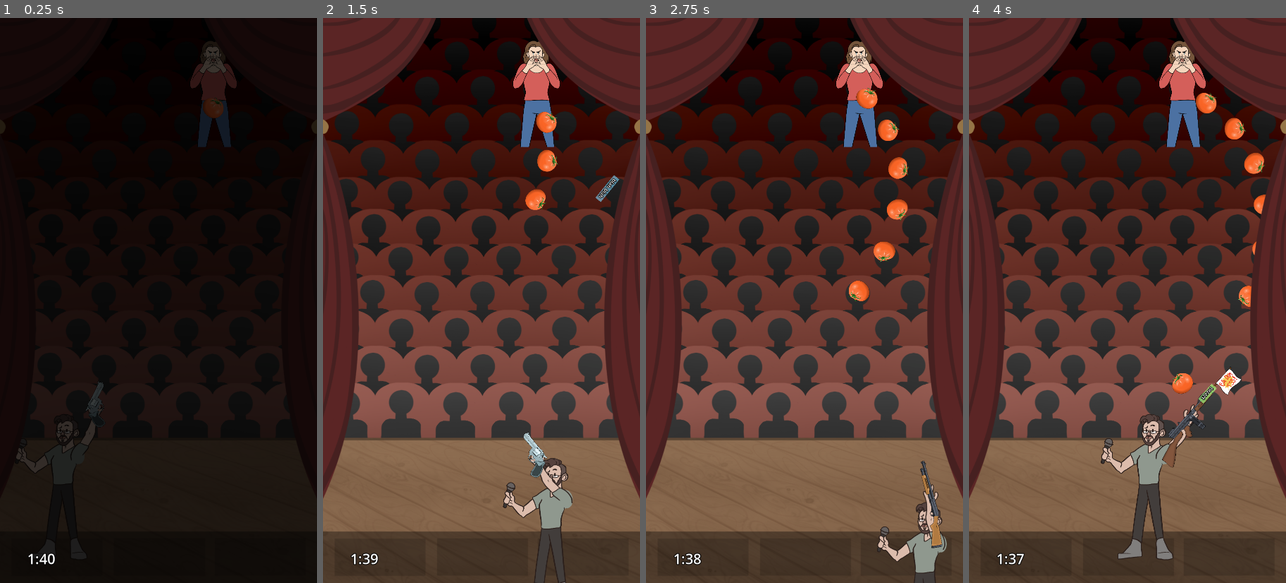
Above: before the commit, frames 1-4 (left to right).
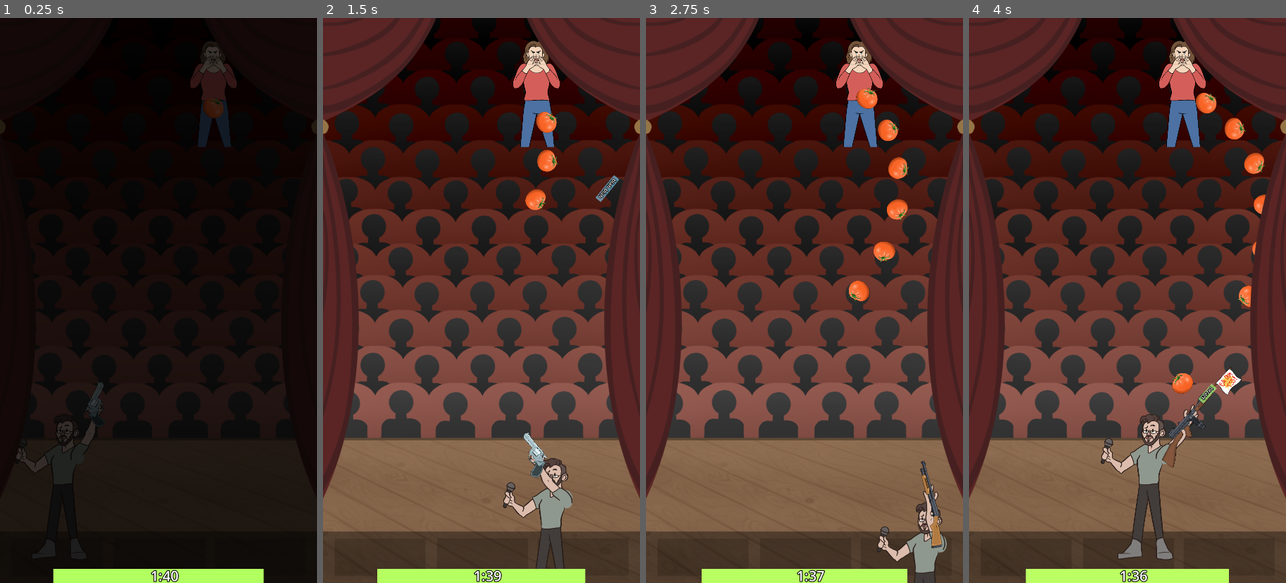
Above: after the commit, the same moments.

Repository: danmiltenberger/GlobalGameJam
Game: Godot game, scene res://LevelControl/root.tscn
Same seed, same stepped clock (60 frames per second), same inputs: the game is played once before the commit and once after it.
Inputs (mouse positions are in pixels of both pictures, inside the frame that each line leads up to):
- Up to frame 1 (0.25 s): no input
- Up to frame 2 (1.5 s): move the mouse to (551, 272) at 0.52 s; press the mouse at (551, 272) at 0.53 s; hold Right (ui_right) 0.53-1.28 s; move the mouse to (418, 328) at 1.27 s; release the mouse at (418, 328) at 1.28 s; hold Down (ui_down) from 1.28 s (still down); tap 1 (weapon1) at 1.35 s
- Up to frame 3 (2.75 s): move the mouse to (836, 176) at 2.02 s; release Down (ui_down) at 2.03 s; hold Right (ui_right) from 2.03 s (still down); tap 2 (weapon2) at 2.1 s
- Up to frame 4 (4 s): move the mouse to (1111, 413) at 2.77 s; release Right (ui_right) at 2.78 s; hold Up (ui_up) 2.78-3.53 s; tap 3 (weapon3) at 2.85 s; move the mouse to (1222, 385) at 3.52 s; press the mouse at (1222, 385) at 3.53 s; hold Left (ui_left) from 3.53 s (still down)

The runs differ from the first frame. In frame 1, 1.7% of the frame differs, in the area x 8-84%, y 94-100%; in frame 2, 1.8%, in the area x 8-83%, y 94-100%; in frame 3, 1.7%; in frame 4, 1.7%.

Commit message:
health bar

Diff:
--- a/GameControl.gd
+++ b/GameControl.gd
@@ -7,7 +7,7 @@
 func _ready() -> void:
 	close_all_menus()
 
-func _process(_delta: float) -> void:
+func _process(delta: float) -> void:
 	player_pause_unpause()
 	game_over()
 
--- a/Globals.gd
+++ b/Globals.gd
@@ -6,7 +6,7 @@
 
 var game_paused: bool = false
 
-var health: int = 100:
+var health: float = 100.0:
 	get:
 		return health
 	set(value):
--- a/LevelControl/GameInterface.gd
+++ b/LevelControl/GameInterface.gd
@@ -1,27 +1,22 @@
 extends CanvasLayer
 
+
 @onready var health: Label = $Health
-@onready var timer : Timer
+@onready var health_bar: ColorRect = $HealthBar
+@export var health_bar_gradient: Gradient
+
+@onready var health_original := Globals.health * 1.5 # give some space for the bar to go up
 
 func _ready() -> void:
-	timer = Timer.new()
-	timer.one_shot = false
-	add_child(timer)
-	timer.start(1)
-	timer.timeout.connect(count_seconds)
-
-
+	pass
 
 func _process(_delta: float) -> void:
-
-	health_is_time()
-
-func health_is_time():
+	# Health text
 	#TODO - fix this? it's pretty bad but it works!
-	@warning_ignore("integer_division")
-	var minutes = Globals.health / 60
-	var remainder = Globals.health / 60.0 - minutes
-	var seconds = snappedi(remainder * 60, 1)
+	# ^ it's fine, just better to store as float than int
+	var minutes := floori(Globals.health / 60.0)
+	var remainder := Globals.health / 60.0 - minutes
+	var seconds := snappedi(remainder * 60, 1)
 	var seconds_str: String
 	if seconds < 10:
 		seconds_str = "0" + str(seconds)
@@ -30,6 +25,11 @@
 	var health_str: String = str(minutes) + ":" +  seconds_str
 	health.text = health_str
 
+	# Health bar
+	var health_percent: float = clamp(Globals.health / health_original, 0, 1)
+	health_bar.scale.x = health_percent
+	health_bar.color = health_bar_gradient.sample(1 - health_percent)
+
 func count_seconds():
 	print("timer done")
 	Globals.health -= 1
--- a/LevelControl/level.tscn
+++ b/LevelControl/level.tscn
@@ -1,13 +1,18 @@
-[gd_scene load_steps=9 format=3 uid="uid://ckxqttk5emo1g"]
+[gd_scene load_steps=10 format=3 uid="uid://ckxqttk5emo1g"]
 
 [ext_resource type="Script" path="res://Levels/Level.gd" id="1_hyn5u"]
-[ext_resource type="Texture2D" uid="uid://dd7rpi7isq4c6" path="res://Graphics/stage_empty_v1.png" id="2_so7so"]
-[ext_resource type="Texture2D" uid="uid://d0eiy8qd42in0" path="res://Graphics/curtains_v1.png" id="3_65kmd"]
+[ext_resource type="Texture2D" uid="uid://b6ba4apvtn8bc" path="res://Graphics/stage_empty_v1.png" id="2_so7so"]
+[ext_resource type="Texture2D" uid="uid://cygfpgr3o58rj" path="res://Graphics/curtains_v1.png" id="3_65kmd"]
 [ext_resource type="PackedScene" uid="uid://4jg1cfimm6ej" path="res://Player/player.tscn" id="3_w8w0m"]
 [ext_resource type="PackedScene" uid="uid://cxh6pfj8joxx6" path="res://LevelControl/heckler_handler.tscn" id="4_x8qmw"]
 [ext_resource type="PackedScene" uid="uid://bvfab7k7sikh" path="res://Custom Components/cursor.tscn" id="5_8yygk"]
 [ext_resource type="LabelSettings" uid="uid://bmfv6ya8fj6s6" path="res://placeholder_label_settings.tres" id="7_1gisq"]
 [ext_resource type="Script" path="res://LevelControl/GameInterface.gd" id="7_n41sm"]
+
+[sub_resource type="Gradient" id="Gradient_d66g4"]
+interpolation_color_space = 2
+offsets = PackedFloat32Array(0, 0.235751, 0.549223, 0.852332, 1)
+colors = PackedColorArray(0.325722, 1, 0.970212, 1, 0.527353, 1, 0.342164, 1, 0.990833, 1, 0.45, 1, 1, 0.340159, 0.167886, 1, 1, 0.115274, 0.385968, 1)
 
 [node name="Level" type="Node2D"]
 script = ExtResource("1_hyn5u")
@@ -34,12 +39,23 @@
 [node name="Cursor" parent="." instance=ExtResource("5_8yygk")]
 
 [node name="GameInterface" type="CanvasLayer" parent="."]
+layer = 10
 script = ExtResource("7_n41sm")
+health_bar_gradient = SubResource("Gradient_d66g4")
+
+[node name="HealthBar" type="ColorRect" parent="GameInterface"]
+offset_top = 1872.0
+offset_right = 1080.0
+offset_bottom = 1920.0
+pivot_offset = Vector2(540, 20)
+color = Color(0.992157, 1, 0.439216, 1)
 
 [node name="Health" type="Label" parent="GameInterface"]
-offset_left = 93.0
-offset_top = 1804.0
-offset_right = 286.0
-offset_bottom = 1871.0
-text = "Hi Mom!"
+offset_left = 513.0
+offset_top = 1862.0
+offset_right = 607.0
+offset_bottom = 1929.0
+text = "9:99"
 label_settings = ExtResource("7_1gisq")
+horizontal_alignment = 1
+vertical_alignment = 1
--- a/Levels/Level.gd
+++ b/Levels/Level.gd
@@ -1,13 +1,6 @@
 extends Node2D
 class_name Level
 
-# handles all the projectiles and stuff which is shared between different levels
-
-#@onready var heckler_handler: HecklerHandler = $Projectiles/HecklerHandler
-
-#func _ready() -> void:
-	#read_csv()
-
-#
-#func read_csv():
-	#var csv = preload("res://LevelControl/heckler_spawning_list.csv").resources
+func _process(delta):
+	# Decay health 1:1 with time
+	Globals.health -= delta
